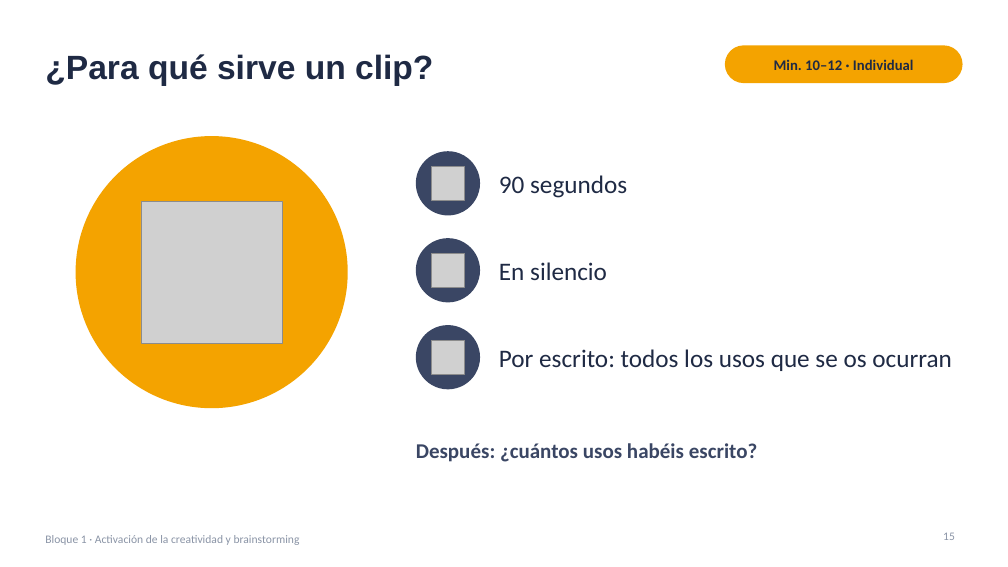
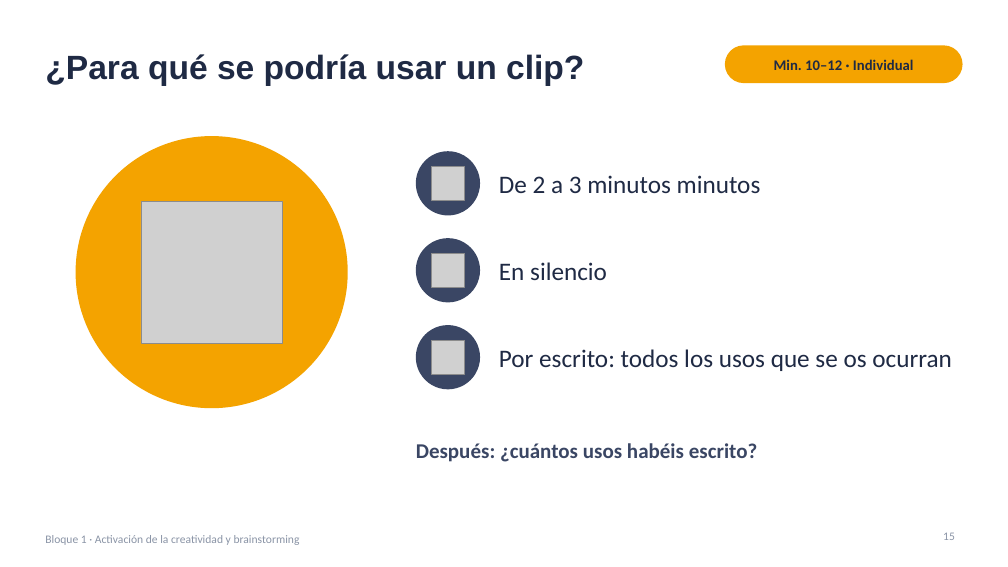
Before and after one commit to jjnieto/creatividad-ofimatica-ia, a slide deck: slide 15 of diapositivas/bloque1.pptx. Drawn at 1008x567 pixels with LibreOffice and Linux fonts; fonts in the diff are those of the drawing; grey boxes stand for pictures. Boxes give left, top, right and bottom in pixels: in the first picture for what was removed or moved away, otherwise in the second. Text is boxed around its words. In the diff, an @@ line names an element or a change of style, - is before the commit and + after.

```diff
--- a/diapositivas/bloque1.pptx
+++ b/diapositivas/bloque1.pptx
@@ title at bbox=[45, 54, 584, 86]: text changed @@
-¿Para qué sirve un clip?
+¿Para qué se podría usar un clip?
@@ text at bbox=[499, 175, 761, 193]: text changed @@
-90 segundos
+De 2 a 3 minutos minutos
```
Also in this commit, not shown: 1 other slide changed.
